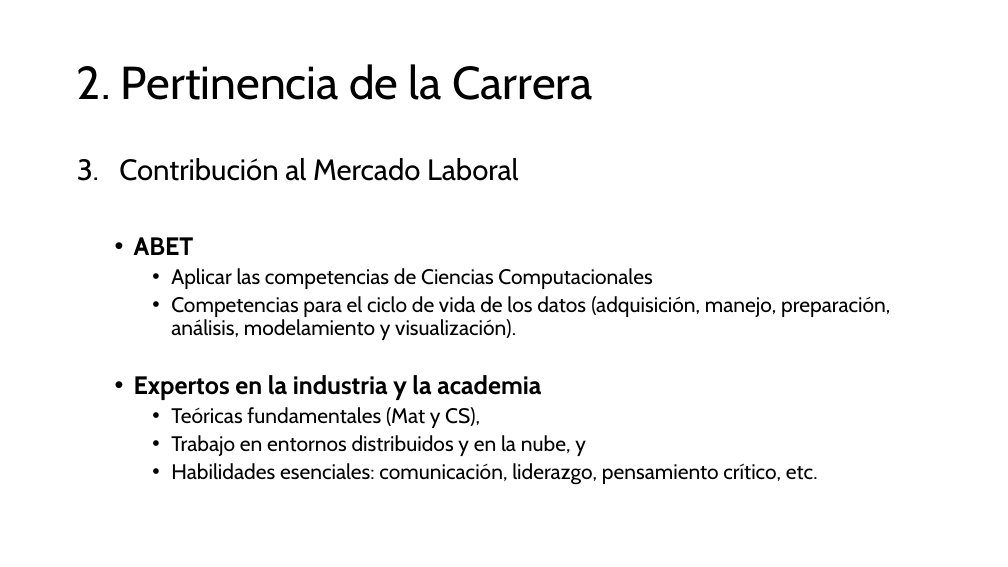
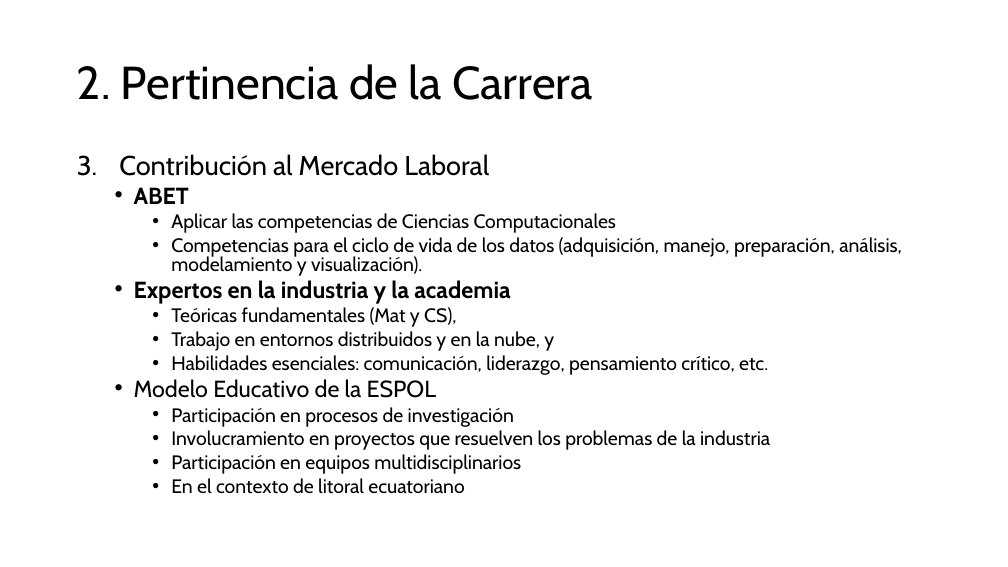
Before and after one commit to aavendan/cdia, a slide deck: slide 5 of 03 Presentación - CDIA.pptx. Drawn at 1008x567 pixels with LibreOffice and Linux fonts; fonts in the diff are those of the drawing. Boxes give left, top, right and bottom in pixels: in the first picture for what was removed or moved away, otherwise in the second. Text is boxed around its words. In the diff, an @@ line names an element or a change of style, - is before the commit and + after.

```diff
--- a/03 Presentación - CDIA.pptx
+++ b/03 Presentación - CDIA.pptx
@@ text at box(119, 154, 902, 375): size 28 to 25.9 pt in "Contribución al Mercado Laboral"; size 24 to 22.2 pt in "ABET", "Expertos en la industria y la academia"; size 20 to 18.5 pt in "Aplicar las competencias de Ciencias Computacionales", "Competencias para el ciclo de vida de ...", "Teóricas fundamentales (Mat y CS),", "Trabajo en entornos distribuidos y en la ..." and 1 more places; line spacing 0.9 to 0.8 @@
@@ text at box(134, 379, 770, 494): paragraphs added @@
+  • Modelo Educativo de la ESPOL
+    • Participación en procesos de investigación
+    • Involucramiento en proyectos que resuelven los problemas de la industria
+    • Participación en equipos multidisciplinarios
+    • En el contexto de litoral ecuatoriano
```
Also in this commit, not shown: 6 other slides changed.
